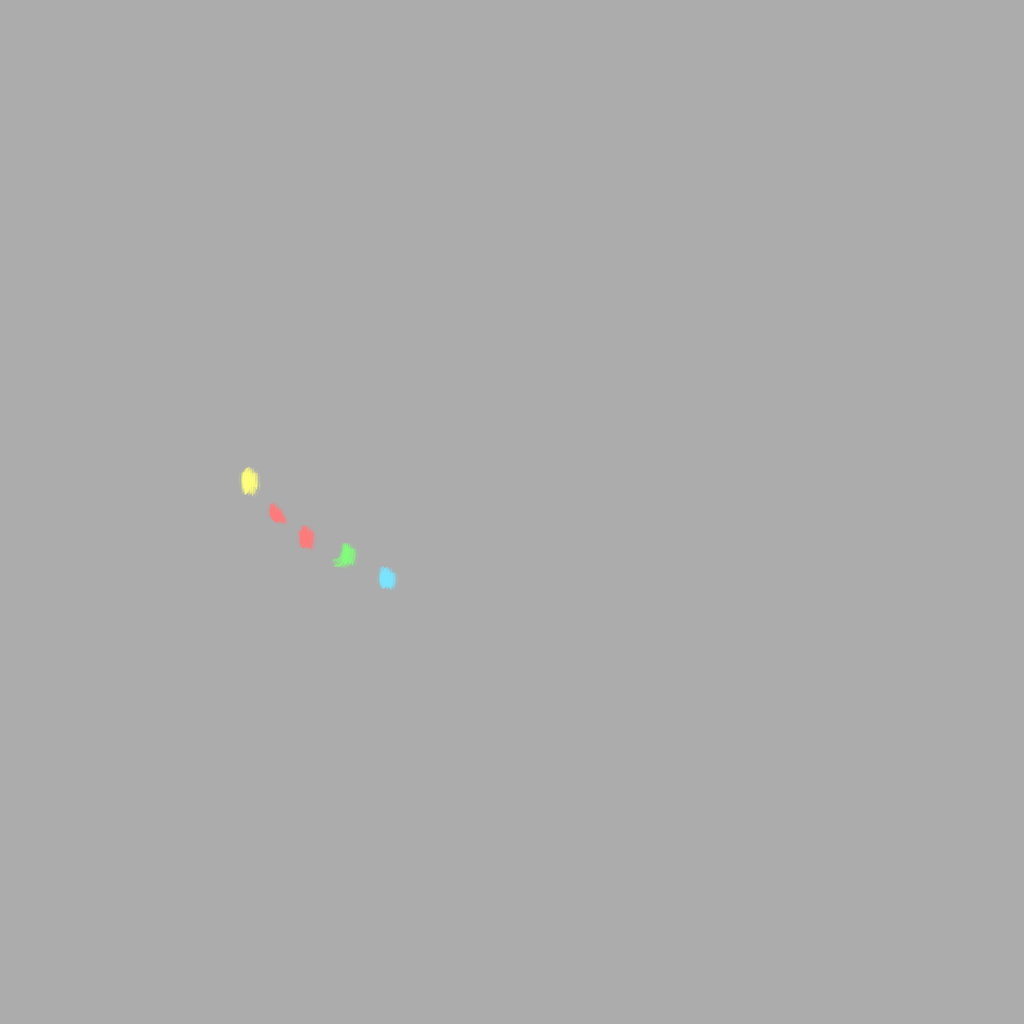
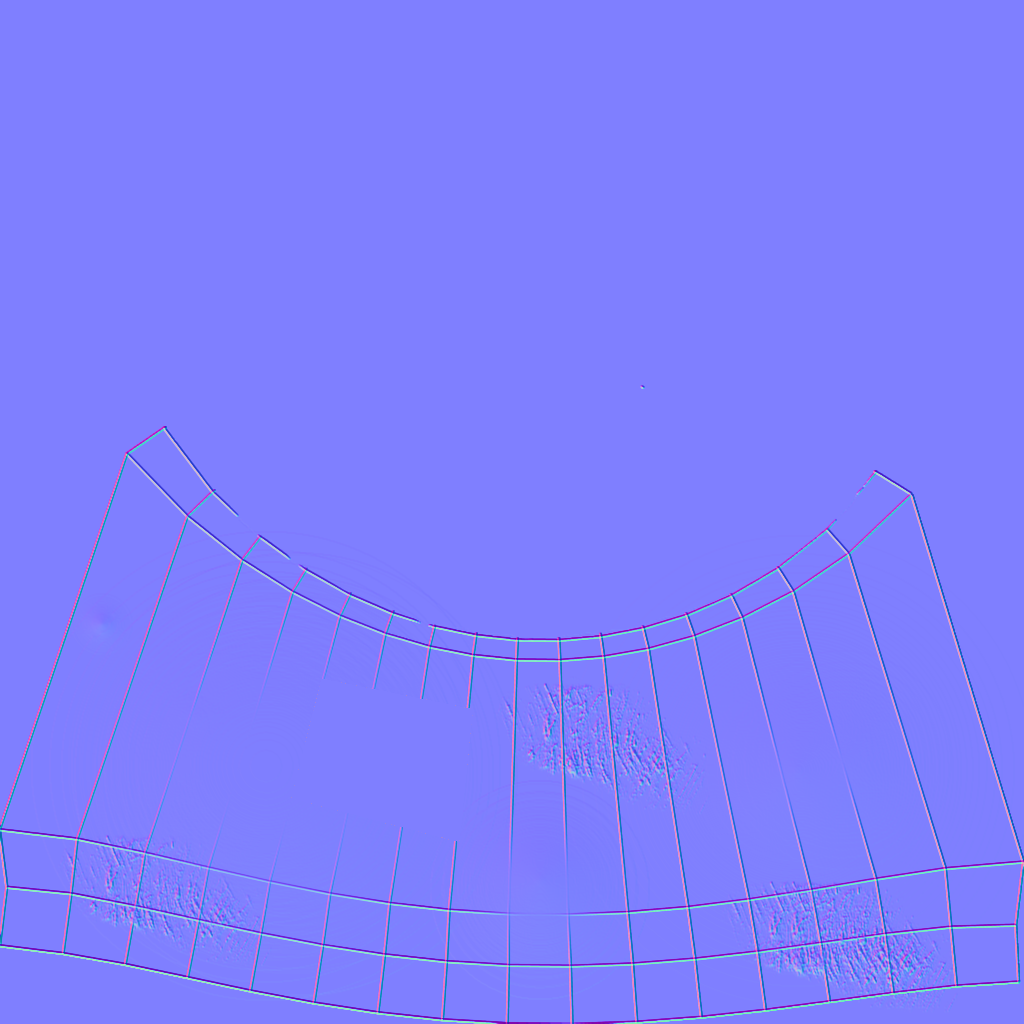
Two versions of the same layered image (1024x1024). Layer-by-layer changes:
showed "vats2_uv.png copy", painted on it over [0, 0, 1024, 1024]
